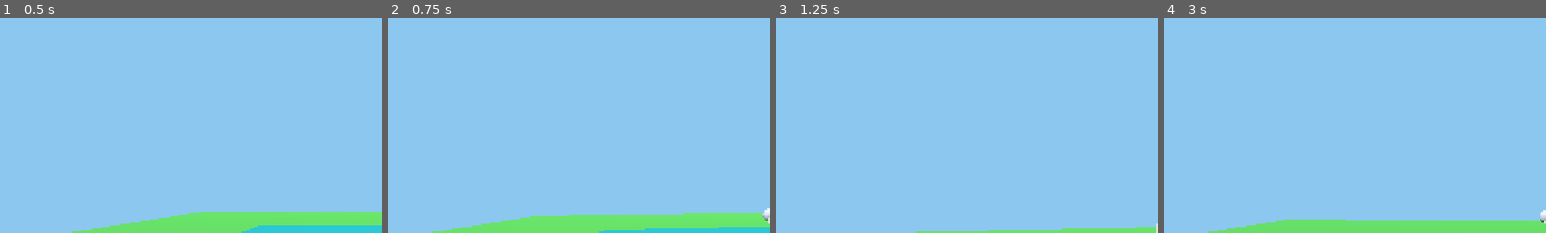
Above: before the commit, frames 1-4 (left to right).
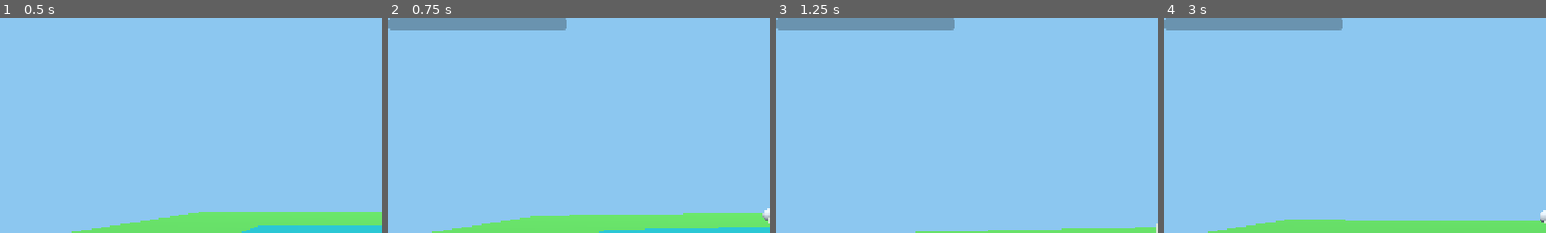
Above: after the commit, the same moments.

Repository: Comper123/FishingGame
Game: Godot game, scene res://scenes/main.tscn
Same seed, same stepped clock (60 frames per second), same inputs: the game is played once before the commit and once after it.
Inputs (mouse positions are % of the whole screen's width and height, from its top left):
- Up to frame 1 (0.5 s): no input
- Up to frame 2 (0.75 s): tap Enter at 0.5 s; move the mouse to (55, 50) at 0.52 s; hold W (move_forward) from 0.53 s (still down); hold Right mouse button (reel_in) from 0.53 s (still down); click (55, 50) at 0.67 s
- Up to frame 3 (1.25 s): keep holding W (move_forward); keep holding Right mouse button (reel_in); tap Space (jump) at 0.77 s
- Up to frame 4 (3 s): keep holding W (move_forward); move the mouse to (45, 50) at 1.27 s; release Right mouse button (reel_in) at 1.28 s; click (45, 50) at 1.35 s; tap Space (jump) at 1.52 s; right-click (45, 50) at 1.55 s; move the mouse to (52, 48) at 2.02 s; hold Right mouse button (reel_in) 2.03-2.78 s; move the mouse to (49, 52) at 2.77 s; right-click (49, 52) at 2.85 s; click (49, 52) at 2.92 s
The pictures show only the part of the screen within x 0-50%, y 0-50%; the shares and areas given below are measured in that part.

Frame 1 is identical in both runs. In frame 2, 2.7% of the frame differs, in the area x 0-47%, y 0-6%; in frame 3, 2.7%; in frame 4, 2.7%.

Commit message:
fix line problems

Diff:
--- a/project.godot
+++ b/project.godot
@@ -66,6 +66,13 @@
 ]
 }
 
+[layer_names]
+
+3d_physics/layer_1="World"
+3d_physics/layer_2="Player"
+3d_physics/layer_3="Bobber"
+3d_physics/layer_4="Water"
+
 [rendering]
 
 renderer/rendering_method="mobile"
--- a/scenes/bobber.tscn
+++ b/scenes/bobber.tscn
@@ -10,6 +10,7 @@
 radius = 0.12
 
 [node name="Bobber" type="RigidBody3D" unique_id=1701012906]
+collision_layer = 4
 collision_mask = 0
 script = ExtResource("1_2wku4")
 
--- a/scenes/main.tscn
+++ b/scenes/main.tscn
@@ -78,6 +78,8 @@
 
 [node name="WaterArea" type="Area3D" parent="." unique_id=1491217648]
 transform = Transform3D(1, 0, 0, 0, 1, 0, 0, 0, 1, 0, -0.72, -3)
+collision_layer = 8
+collision_mask = 4
 script = ExtResource("2_0wfyh")
 
 [node name="CollisionShape3D" type="CollisionShape3D" parent="WaterArea" unique_id=1105218411]
--- a/scenes/player.tscn
+++ b/scenes/player.tscn
@@ -120,6 +120,12 @@
 [node name="HintLabel" type="Label" parent="HUD/InventoryPanel/ScreenMargin/MainLayout/MainContent" unique_id=2074076610]
 layout_mode = 2
 
+[node name="TensionBar" type="ProgressBar" parent="HUD" unique_id=1277386736]
+visible = false
+offset_right = 300.0
+offset_bottom = 20.0
+show_percentage = false
+
 [node name="FishingInventory" type="Node" parent="." unique_id=722294027]
 script = ExtResource("3_qhqgy")
 
--- a/scripts/bobber.gd
+++ b/scripts/bobber.gd
@@ -191,3 +191,13 @@
 	line_mesh.surface_add_vertex(bobber_position)
 	line_mesh.surface_add_vertex(anchor_position)
 	line_mesh.surface_end()
+
+
+# Расчет нагрузки на леску
+func get_tension_ratio() -> float:
+	if line_data == null:
+		return 0.0
+	var breaking_force := (line_data.breaking_strength_kg * 9.81)
+	if breaking_force <= 0.0:
+		return 0.0
+	return current_tension / breaking_force
--- a/scripts/player.gd
+++ b/scripts/player.gd
@@ -19,6 +19,7 @@
 @onready var message_timer: Timer = $HUD/MessageTimer
 @onready var fishing_inventory: FishingInventory = $FishingInventory
 @onready var inventory_ui: InventoryUI = ($HUD/InventoryPanel)
+@onready var tension_bar: ProgressBar = ($HUD/TensionBar)
 
 
 var current_bobber: Bobber = null     # Текущий поплавок
@@ -34,6 +35,7 @@
 	inventory_ui.inventory_closed.connect(_on_inventory_closed)
 	if starter_line != null:
 		fishing_loadout.equip_line(starter_line)
+	tension_bar.hide()
 
 
 func _unhandled_input(event: InputEvent) -> void:
@@ -61,6 +63,7 @@
 
 
 func _physics_process(delta: float) -> void:
+	update_tension_ui()
 	apply_gravity(delta)
 
 	if is_gameplay_blocked:
@@ -170,5 +173,16 @@
 func handle_reeling(delta: float) -> void:
 	if not is_instance_valid(current_bobber):
 		return
-	if Input.is_action_just_pressed("reel_in"):
+	if Input.is_action_pressed("reel_in"):
 		current_bobber.reel_in(reel_speed * delta)
+
+
+# Обновление индикатора натяжения лески
+func update_tension_ui() -> void:
+	if not is_instance_valid(current_bobber):
+		tension_bar.hide()
+		tension_bar.value = 0.0
+		return
+	var tension_ratio := (current_bobber.get_tension_ratio())
+	tension_bar.value = clampf(tension_ratio * 100.0, 0.0, 100.0)
+	tension_bar.show()
